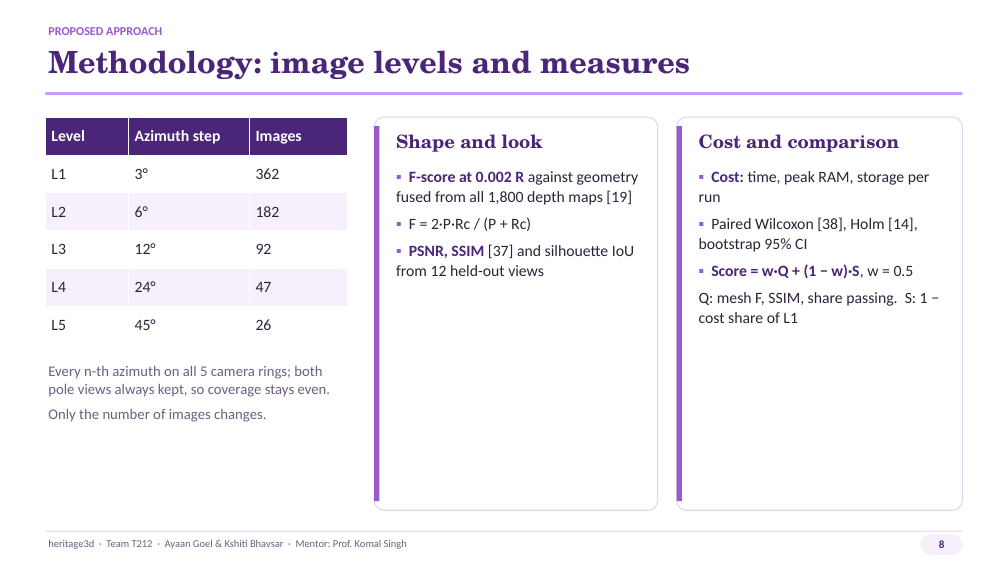
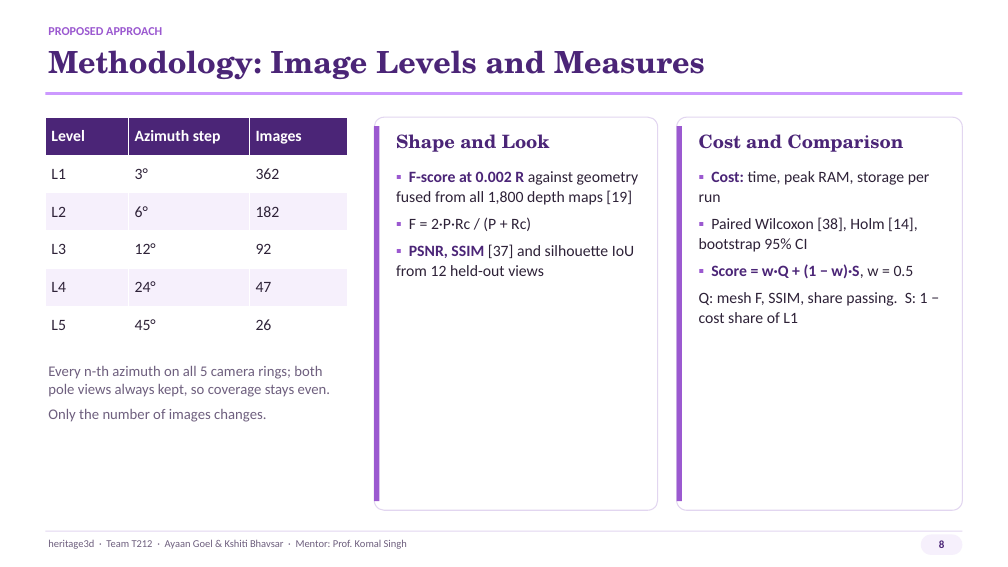
Before and after one commit to ayaan-goel/heritage3d, a slide deck: slide 8 of Deliverables/Presentation/heritage3d_Presentation_v2.pptx. Drawn at 1008x567 pixels with LibreOffice and Linux fonts; fonts in the diff are those of the drawing. Boxes give left, top, right and bottom in pixels: in the first picture for what was removed or moved away, otherwise in the second. Text is boxed around its words. In the diff, an @@ line names an element or a change of style, - is before the commit and + after.

```diff
--- a/Deliverables/Presentation/heritage3d_Presentation_v2.pptx
+++ b/Deliverables/Presentation/heritage3d_Presentation_v2.pptx
@@ text at (48, 50, 705, 80): text changed @@
-Methodology: image levels and measures
+Methodology: Image Levels and Measures
@@ text at (396, 134, 550, 152): text changed @@
-Shape and look
+Shape and Look
@@ text at (699, 134, 904, 152): text changed @@
-Cost and comparison
+Cost and Comparison
```
Also in this commit, not shown: 15 other slides changed, 1 other file.
